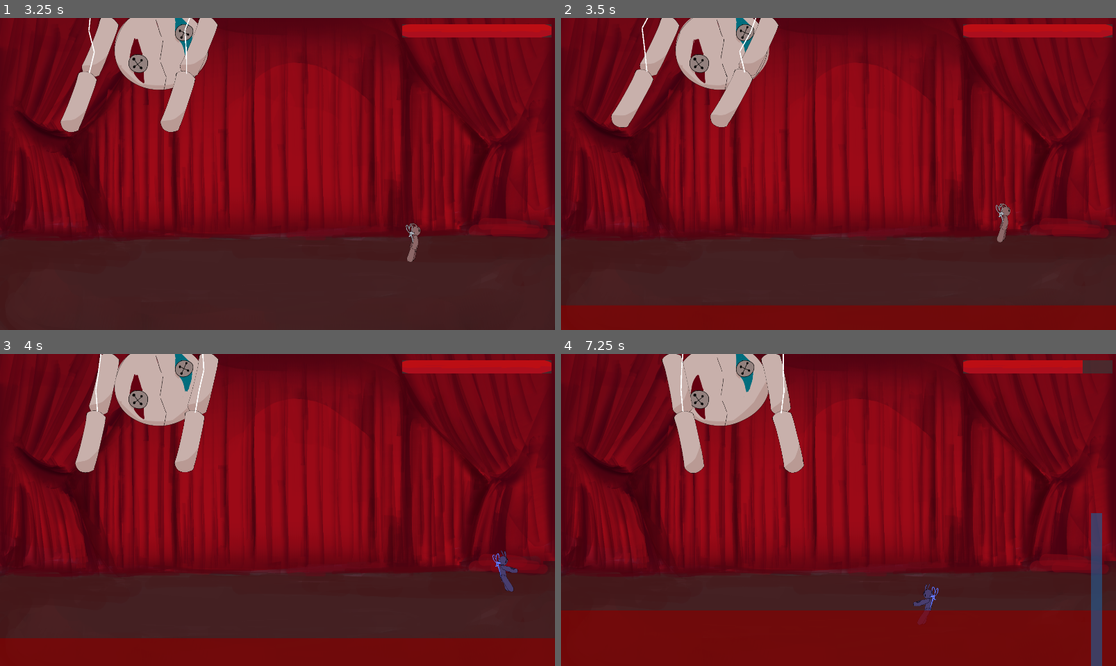
Above: before the commit, frames 1-4 (two rows, left to right).
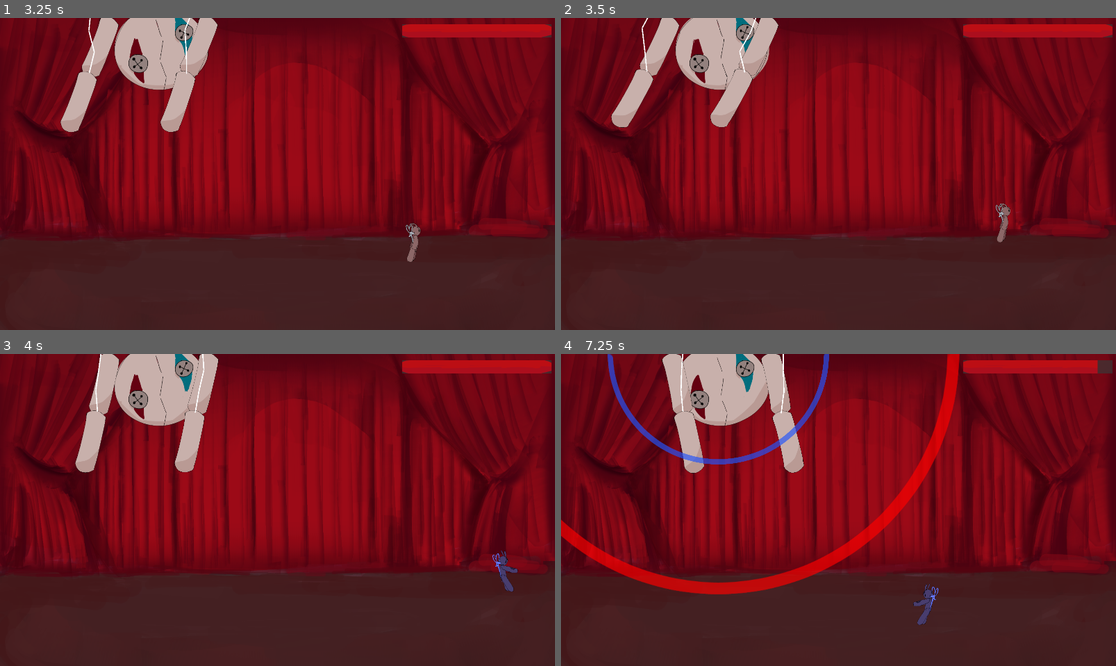
Above: after the commit, the same moments.

Repository: kokiheey/game-jam-repo
Game: Godot game, scene res://Main.tscn
Two runs of this game, one before a commit and one after it. Both use one fixed random seed, a clock stepped at 60 frames per second and the inputs below.
Inputs:
- Up to frame 1 (3.25 s): tap Enter at 0.5 s; hold D 0.53-2.03 s; tap J every 0.75 s from 0.6 to 2.85 s; tap Space at 0.77, 1.52, 3.02 s; hold A 2.03-2.78 s; hold D from 2.78 s (still down)
- Up to frame 2 (3.5 s): keep holding D
- Up to frame 3 (4 s): keep holding D; tap J at 3.6 s; tap Space at 3.77 s
- Up to frame 4 (7.25 s): release D at 4.28 s; hold A 4.28-5.03 s; tap J every 0.75 s from 4.35 to 6.6 s; tap Space at 4.52, 6.02, 6.77 s; hold D 5.03-5.78 s; hold A from 5.78 s (still down)

Frame 1 is identical in both runs. In frame 2, 7.8% of the frame differs, in the area x 0-100%, y 92-100%; in frame 3, 8.9%; in frame 4, 24%, in the area x 0-100%, y 0-100%.

Commit message:
Improve wave attack

Diff:
--- a/bossfightjam2025/scenes/boss/boss.tscn
+++ b/bossfightjam2025/scenes/boss/boss.tscn
@@ -61,7 +61,7 @@
 script = ExtResource("3_jncid")
 boss = NodePath("../..")
 minimum_distance = 10.0
-available_attacks = [NodePath("../FloodAttack")]
+available_attacks = [NodePath("../FloodAttack"), NodePath("../WaveAttack")]
 metadata/_custom_type_script = "uid://bnh8iwkky0scr"
 
 [node name="WaveAttack" type="Node" parent="StateMachine"]
--- a/bossfightjam2025/scripts/attacks/flood.gd
+++ b/bossfightjam2025/scripts/attacks/flood.gd
@@ -13,10 +13,10 @@
 @export var normalColor: Color = Color8(255, 0, 0, 170)
 @export var invertedColor: Color = Color8(38, 88, 140, 170)
 
-@onready var inbetweenAttackTimer := Timer.new()
 @onready var hurt_box: Area2D = $Hurtbox
 @onready var flood_spirte: Sprite2D = $FloodSprite
 
+var inbetweenAttackTimer := Timer.new()
 var attackCount : int
 var attacksDone : int = 0
 var inverted: bool
--- a/bossfightjam2025/scripts/attacks/wave.gd
+++ b/bossfightjam2025/scripts/attacks/wave.gd
@@ -5,6 +5,8 @@
 @export var Speed: float
 @export var MaxScale: float
 @export var damage: int = 1
+@export var normalColor: Color = Color8(255, 0, 0, 170)
+@export var invertedColor: Color = Color8(38, 88, 140, 170)
 
 @onready var sprite := $WaveSprite as Sprite2D
 @onready var pos_area := $PositiveArea
@@ -14,6 +16,12 @@
 var invertedMaterial := preload("res://assets/materials/player_inverted.tres")
 func _ready():
 	scale = Vector2.ZERO
+	randomize()
+	inverted = randi_range(0, 1)
+	if inverted:
+		sprite.modulate = invertedColor
+	else:
+		sprite.modulate = normalColor
 	pos_area.body_entered.connect(try_damage)
 	if inverted:
 		sprite.material = invertedMaterial
--- a/bossfightjam2025/scripts/boss_states/wave_attack.gd
+++ b/bossfightjam2025/scripts/boss_states/wave_attack.gd
@@ -3,17 +3,25 @@
 
 @export var attack_windup: float = 2.0
 @export var attack_winddown: float = 1.0
+@export var minAttacks: int = 5
+@export var maxAttacks: int = 12
+@export var minCooldownAttack: float = 0.2
+@export var maxCooldownAttack: float = 1.5
 
 @onready var boss: Boss = get_parent().get_parent()
 
 var wave_attack = preload("res://scenes/boss/wave.tscn")
 
+var inbetweenAttackTimer := Timer.new()
+var attackCount : int
 var attack_windup_timer: Timer
 var attack_winddown_timer: Timer
 
 func Enter():
 	#Play windup animation
 
+	inbetweenAttackTimer.one_shot = true
+	add_child(inbetweenAttackTimer)
 	attack_windup_timer = Timer.new()
 	attack_windup_timer.one_shot = true
 	attack_windup_timer.wait_time = attack_windup
@@ -23,11 +31,16 @@
 
 func Attack():
 	#Play attack animation and spawn attack
-	var attack = wave_attack.instantiate()
-	attack.global_position = boss.global_position
-	get_tree().current_scene.add_child(attack)
-
-	print("Spawned wave: ", attack.name)
+	attackCount = randi_range(minAttacks, maxAttacks)
+	print("Number of attacks ",attackCount)
+	for i in range(attackCount):
+		inbetweenAttackTimer.wait_time = randf_range(minCooldownAttack, maxCooldownAttack)
+		inbetweenAttackTimer.start()
+		await inbetweenAttackTimer.timeout
+		var attack = wave_attack.instantiate()
+		attack.global_position = boss.global_position
+		get_tree().current_scene.add_child(attack)
+		print("Spawned wave: ", attack.name)
 
 	attack_winddown_timer = Timer.new()
 	attack_winddown_timer.one_shot = true
